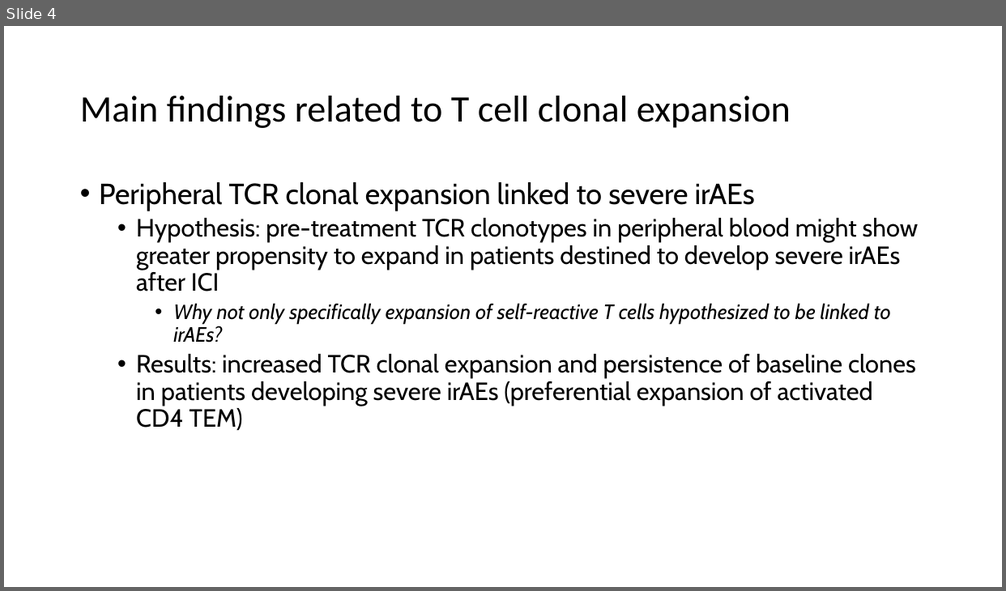
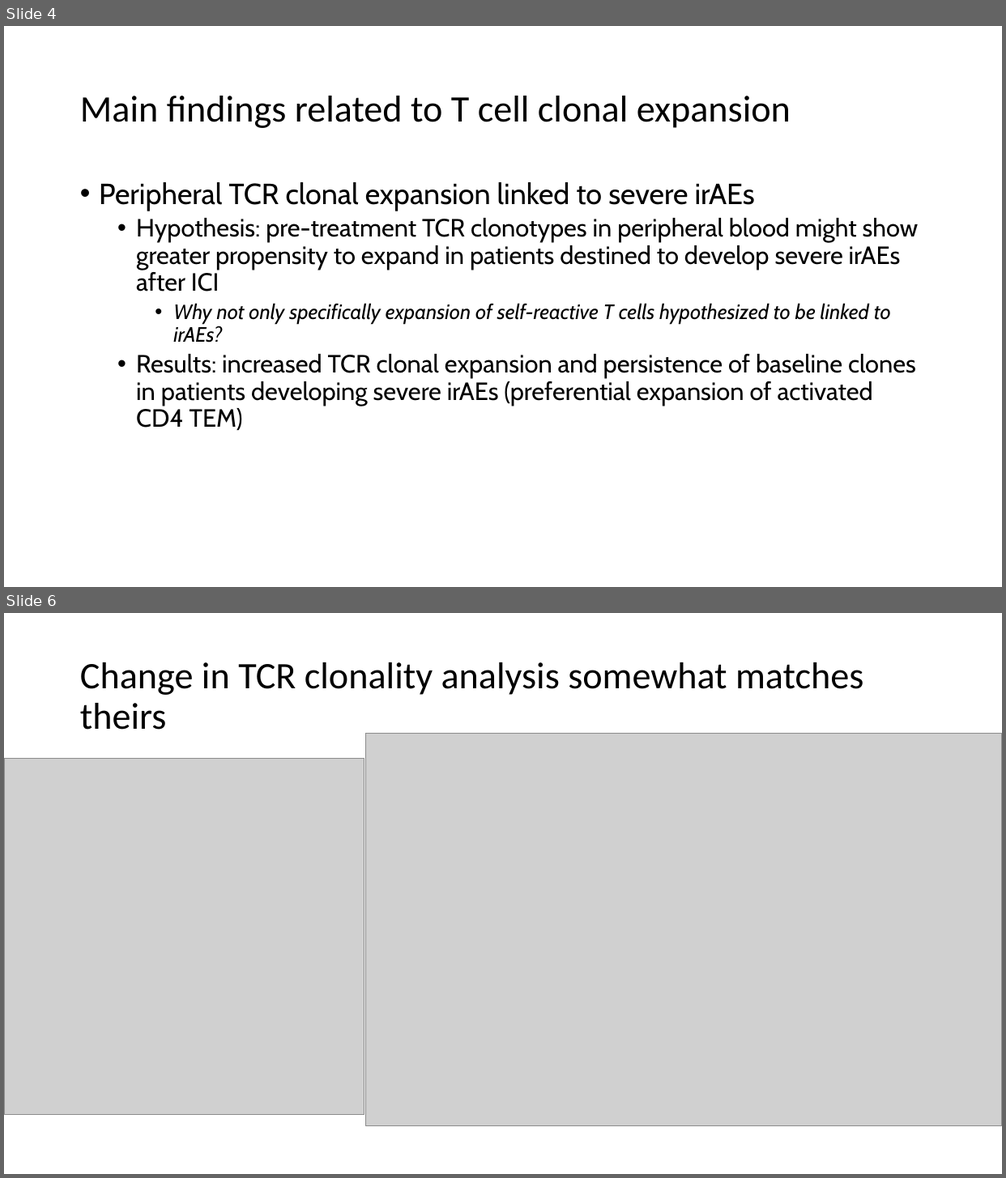
Before and after one commit to tybottorff/bottorffdocs, a slide deck: linsley_postdoc/presentations/weekly_meetings/10_5_23.pptx. Shown one above the other, each under a label of ours: slide 4 before the commit, slides 4 and 6 after it; the slides between them are not shown. The pictures are 1006x591 and 1006x1178 pixels, drawn with LibreOffice and Linux fonts; fonts in the diff are those of the drawing; grey boxes stand for pictures. Boxes give left, top, right and bottom in pixels: in the first picture for what was removed or moved away, otherwise in the second. Text is boxed around its words. In the diff, an @@ line names an element or a change of style, - is before the commit and + after.

```diff
--- a/linsley_postdoc/presentations/weekly_meetings/10_5_23.pptx
+++ b/linsley_postdoc/presentations/weekly_meetings/10_5_23.pptx
@@ slide 6 added at box(4, 613, 1002, 1174), background #FFFFFF @@
@@ title added at box(80, 662, 863, 730), 36 pt, text #000000 @@
+Change in TCR clonality analysis somewhat matches theirs
@@ picture added at box(365, 734, 1002, 1126) @@
@@ picture added at box(4, 759, 364, 1115) @@
```
Also in this commit, not shown: 2 slides changed, 6 other slides added, 5 slides removed.
